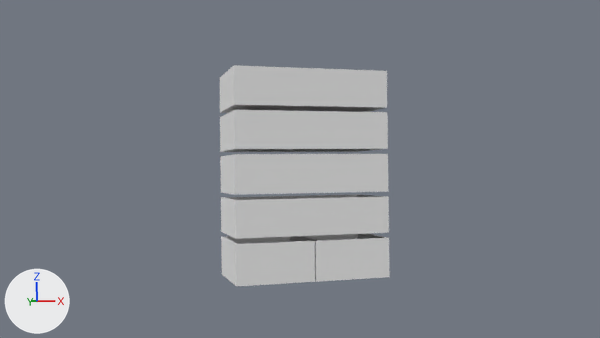
The Blender file Assets/models/floor_2/bedroom_se/dresser03/dresser03.blend, before and after one commit.
Rendered twice from the file's camera 'Camera'. Lighting does not change. The marker at lower left points along +X, +Y and +Z.

Before the edit, the objects in view are built like this:
```python
me_cube = bpy.data.meshes.new('Cube')
me_cube.from_pydata(...)  # 233 vertices, 220 faces; spans x -1.0..1.0, y -1.0..1.0, z -1.0..1.0
me_cube.materials.append(mat_dresser03)  # its picture is missing
me_cube_001 = bpy.data.meshes.new('Cube.001')
me_cube_001.from_pydata(...)  # 204 vertices, 184 faces; spans x -0.89..0.89, y -1.0..0.86, z -0.96..0.82
me_cube_001.materials.append(mat_dresser03)  # its picture is missing
me_cube_002 = bpy.data.meshes.new('Cube.002')
me_cube_002.from_pydata(...)  # 20 vertices, 14 faces; spans x -1.0..0.0, y -1.0..1.0, z -1.0..1.0
me_cube_002.materials.append(mat_dresser03)  # its picture is missing
me_cube_003 = bpy.data.meshes.new('Cube.003')
me_cube_003.from_pydata([(-12.72, 4.38, -1.0), (-12.72, 6.38, -1.0), (-10.72, 6.38, -1.0), (-10.72, 4.38, -1.0), (-12.52, 4.58, 1.0), (-12.52, 6.18, 1.0), (-10.92, 6.18, 1.0), (-10.92, 4.58, 1.0)], [], [(4, 5, 1, 0), (5, 6, 2, 1), (6, 7, 3, 2), (7, 4, 0, 3)])
me_cube_003.materials.append(mat_dresser03)  # its picture is missing
ob_base = bpy.data.objects.new('base', me_cube)
ob_base.location = (0.0, 0.001, 1.216)
ob_base.scale = (0.75, 0.375, 1.0)
ob_base.hide_set(True)  # its collection is switched off
ob_drawers = bpy.data.objects.new('drawers', me_cube_001)
ob_drawers.location = (0.0, 0.001, 1.216)
ob_drawers.scale = (0.75, 0.375, 1.0)
ob_legs = bpy.data.objects.new('legs', me_cube_003)
ob_legs.location = (0.0, 0.0, 0.083)
ob_legs.scale = (-0.0584, -0.0584, -0.133)
_m = ob_legs.modifiers.new('Mirror', 'MIRROR')
_m.use_axis = (True, True, False)
ob_legs.hide_set(True)  # its collection is switched off
ob_top = bpy.data.objects.new('top', me_cube_002)
ob_top.location = (0.0, -0.019, 2.26)
ob_top.scale = (0.793, 0.401, 0.0434)
_m = ob_top.modifiers.new('Mirror', 'MIRROR')
ob_top.hide_set(True)  # its collection is switched off
```
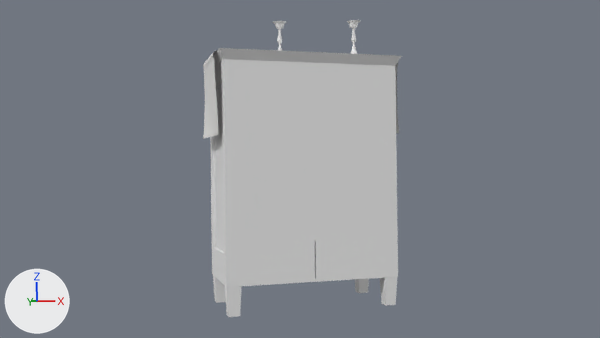
Patch to the scene script:
```diff
--- a/Assets/models/floor_2/bedroom_se/dresser03/dresser03.blend.py
+++ b/Assets/models/floor_2/bedroom_se/dresser03/dresser03.blend.py
@@ mat_candlestick @@
+mat_candlestick = diffuse_material('candlestick')
+mat_candlestick.base_color = (0.8, 0.8, 0.8)  # white #e7e7e7
@@ mat_cloth @@
+mat_cloth = diffuse_material('cloth')
+mat_cloth.base_color = (0.8, 0.796, 0.785)  # white #e7e7e5
@@ me_mesh_001 @@
+me_mesh_001.from_pydata(...)  # 1488 vertices, 1924 faces; spans x -0.8..0.8, y -0.8..0.8, z -0.06..4.01
+me_mesh_001.polygons.foreach_set('use_smooth', [True] * 1924)
+me_mesh_001.materials.append(mat_candlestick)  # its picture is missing
@@ me_plane @@
+me_plane.from_pydata(...)  # 714 vertices, 606 faces; spans x -0.57..0.6, y -1.02..1.05, z -1.19..-0.49
+me_plane.materials.append(mat_cloth)  # its picture is missing
@@ ob_top @@
 ob_top = bpy.data.objects.new('top', me_cube_002)
-ob_top.location = (0.0, -0.019, 2.26)
-ob_top.scale = (0.793, 0.401, 0.0434)
+ob_top.location = (0.0, -0.019, 2.122)
+ob_top.scale = (0.793, 0.401, 0.0397)
 _m = ob_top.modifiers.new('Mirror', 'MIRROR')
-ob_top.hide_set(True)  # its collection is switched off
@@ ob_base @@
 ob_base = bpy.data.objects.new('base', me_cube)
-ob_base.location = (0.0, 0.001, 1.216)
-ob_base.scale = (0.75, 0.375, 1.0)
-ob_base.hide_set(True)  # its collection is switched off
+ob_base.location = (0.0, 0.001, 1.168)
+ob_base.scale = (0.75, 0.375, 0.915)
@@ ob_legs @@
 ob_legs = bpy.data.objects.new('legs', me_cube_003)
-ob_legs.location = (0.0, 0.0, 0.083)
-ob_legs.scale = (-0.0584, -0.0584, -0.133)
+ob_legs.location = (0.0, 0.0, 0.131)
+ob_legs.scale = (-0.0584, -0.0584, -0.122)
 _m = ob_legs.modifiers.new('Mirror', 'MIRROR')
 _m.use_axis = (True, True, False)
-ob_legs.hide_set(True)  # its collection is switched off
@@ ob_drawers @@
 ob_drawers = bpy.data.objects.new('drawers', me_cube_001)
-ob_drawers.location = (0.0, 0.001, 1.216)
-ob_drawers.scale = (0.75, 0.375, 1.0)
+ob_drawers.location = (0.0, 0.001, 1.168)
+ob_drawers.scale = (0.75, 0.375, 0.915)
@@ ob_candlestick2 @@
+ob_candlestick2 = bpy.data.objects.new('candlestick2', me_mesh_001)
+ob_candlestick2.location = (-0.119, 0.252, 2.167)
+ob_candlestick2.scale = (0.096, 0.096, 0.096)
@@ ob_candlestick2_001 @@
+ob_candlestick2_001 = bpy.data.objects.new('candlestick2.001', me_mesh_001.copy())
+ob_candlestick2_001.location = (0.536, 0.061, 2.167)
+ob_candlestick2_001.rotation_euler = (0.0, 0.0, 1.571)  # degrees (0, 0, 90)
+ob_candlestick2_001.scale = (0.096, 0.096, 0.096)
@@ ob_plane @@
+ob_plane = bpy.data.objects.new('Plane', me_plane)
+ob_plane.location = (0.0, 0.0, 2.661)
+ob_plane.scale = (1.47, 0.289, 1.0)
```

Where the change shows, as pixel boxes [x1, y1, x2, y2] in the pictures (600 x 338 px):
'drawers', moved, rescaled
    before: [220, 65, 390, 286]
    after: [234, 80, 390, 282]
'base', shown
    after: [210, 59, 398, 287]
'top', shown
    after: [213, 48, 402, 67]
'legs', shown
    after: [213, 275, 397, 317]
'Plane', added
    after: [203, 50, 399, 139]
'candlestick2.001', added
    after: [347, 20, 360, 54]
'candlestick2', added
    after: [273, 21, 286, 51]
